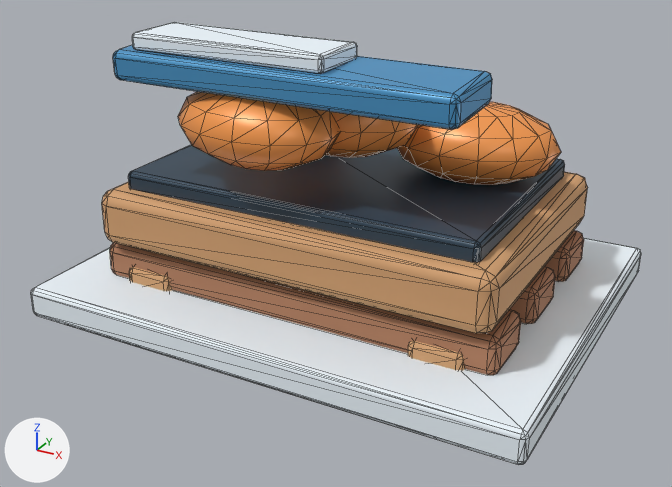
The glTF model HavenlineGodot/assets/stations_v2/cooked_food_stack.glb: old version first, new version second.
Rendered twice from a 50 mm camera at (1.31, -2.47, 1.38) aimed at (0.01, -0.11, 0.2). The lights are fixed; the arrows at lower left show +X, +Y and +Z. The first picture is the older version. Mesh edges are drawn as thin lines. Vertices at exactly the same position are counted once.

The first picture shows 'cooked_food_stack'.
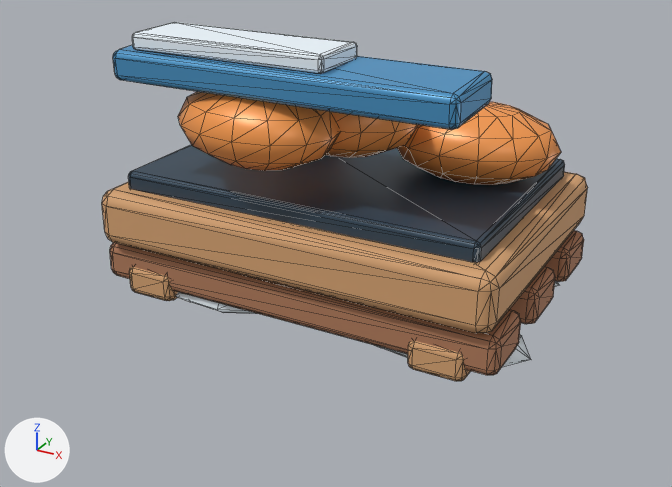
Boxes (x1, y1, x2, y2) around the edits, measured in the pictures (672 x 487 px):
'cooked_food_stack', reshaped (20% narrower, 19% shorter): before (31, 22, 641, 465); after (102, 22, 587, 381)
part 1 of me_cooked_food_stack, added: after (176, 292, 258, 314)
part 2 of me_cooked_food_stack, added (mostly hidden): after (375, 335, 531, 367)
part 3 of me_cooked_food_stack, deleted: before (31, 238, 641, 465)

What changed in the scene script:
```text
Change me_cooked_food_stack:
    used by ob_cooked_food_stack; location = (0.0, 0.0, 0.0)
    remove me_cooked_food_stack.from_pydata(...)  # 920 vertices, 1768 faces; spans x -0.81..0.81, y -0.63..0.63, z -0.03..0.87
    add me_cooked_food_stack.from_pydata(...)  # 1017 vertices, 1939 faces; spans x -0.7..0.7, y -0.52..0.46, z -0.01..0.87
    me_cooked_food_stack part 1: a new loose piece of 29 vertices spanning x -0.56..-0.02, y -0.42..-0.05, z -0.01..0.1, in mat_hl_snow (white #eff8ff)
    me_cooked_food_stack part 2: a new loose piece of 29 vertices spanning x 0.1..0.7, y -0.4..-0.06, z -0.01..0.1, in mat_hl_snow (white #eff8ff)
    me_cooked_food_stack part 3
    56 vertices are removed from x -0.81..0.81, y -0.63..0.63, z -0.03..0.07
    108 faces are deleted
    other edits to the shape of me_cooked_food_stack do not show in these pictures
```
